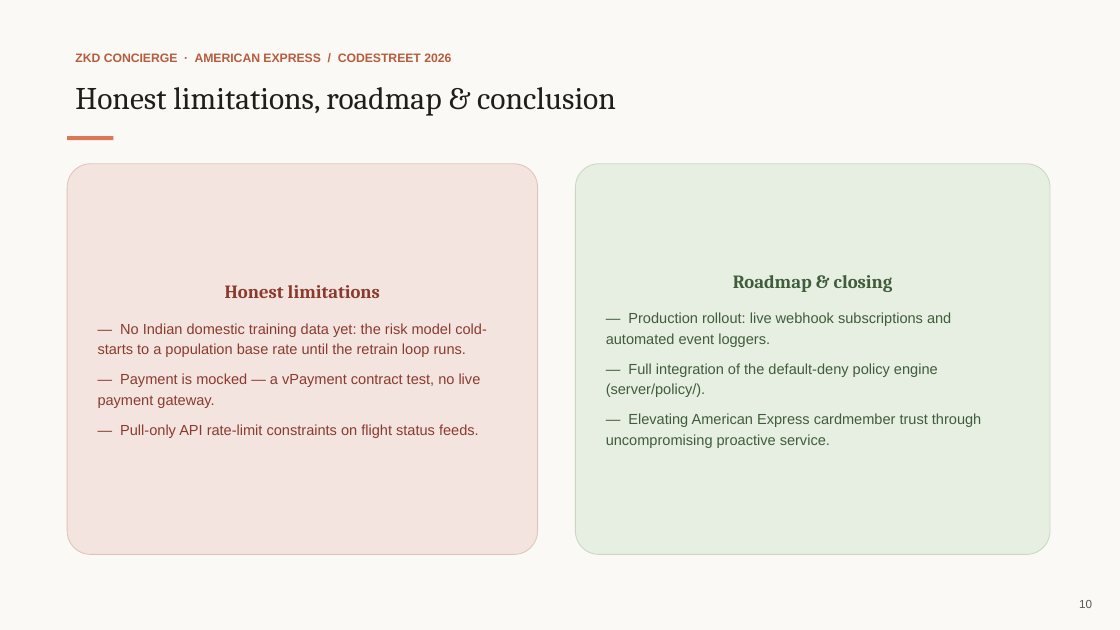
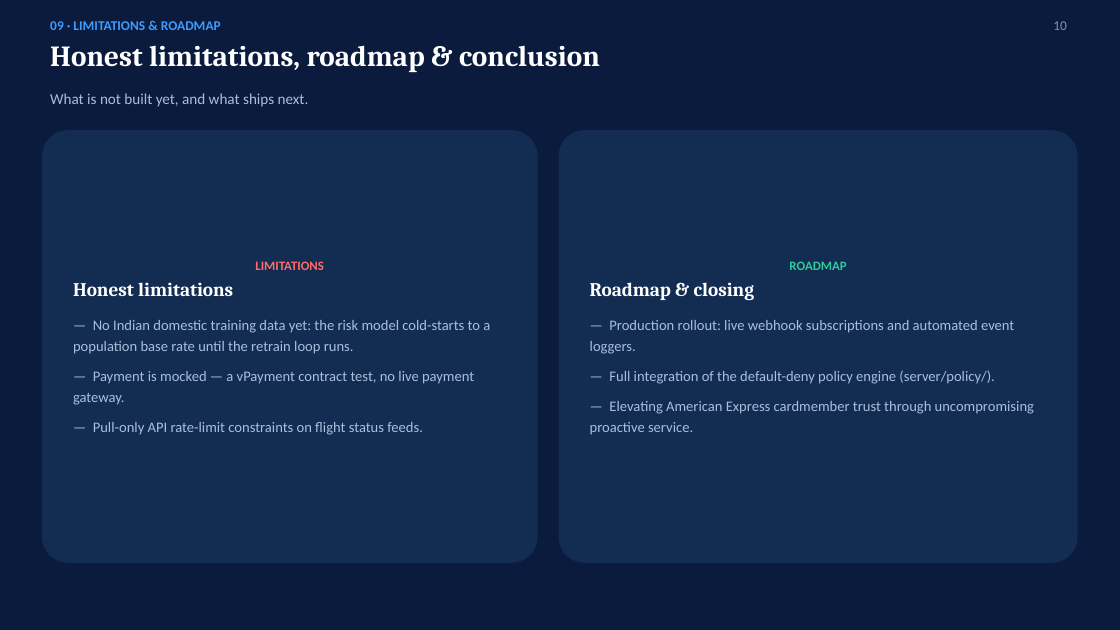
Before and after one commit to Krishna-529/amex-hackathon-2026, a slide deck: slide 10 of assets/deck/ZKD_Concierge_Codestreet_2026.pptx. Drawn at 1120x630 pixels with LibreOffice and Linux fonts; fonts in the diff are those of the drawing. Boxes give left, top, right and bottom in pixels: in the first picture for what was removed or moved away, otherwise in the second. Text is boxed around its words. In the diff, an @@ line names an element or a change of style, - is before the commit and + after.

Commit message:
Restyle pitch deck to match PPT.pptx's design system
Replace the earlier Claude-brand attempt with the team's own visual
language from assets/deck/PPT.pptx: deep navy background, electric-
blue accent (#3D9CFF), Cambria headlines over Calibri body copy, and
colored status labels (red/green/amber/purple) on flat card panels.
Content and slide structure are unchanged.

```diff
--- a/assets/deck/ZKD_Concierge_Codestreet_2026.pptx
+++ b/assets/deck/ZKD_Concierge_Codestreet_2026.pptx
@@ background #FFFFFF to #0A1B3D @@
@@ rectangle removed at [0,0,1120,630] @@
@@ text added at [50,21,221,30], 11.5 pt, text #3D9CFF, bold @@
+09 · LIMITATIONS & ROADMAP
@@ text "10": place and size @@
-text "10" at [1079,600,1092,608]
+text "10" at [1053,21,1067,30]
@@ text "10" at [1053,21,1067,30]: size 10 to 11.5 pt, font Arial to Calibri, text colour #5E5A52 to #7B94BA @@
@@ text "Honest limitations, roadmap & conclusion": place and size @@
-text "Honest limitations, roadmap & conclusion" at [75,87,616,116]
+text "Honest limitations, roadmap & conclusion" at [50,45,600,72]
@@ text "Honest limitations, roadmap & conclusion" at [50,45,600,72]: size 27 to 25 pt, text colour #1F1E1C to #FFFFFF, bold on @@
@@ text removed at [75,53,451,62] @@
-ZKD CONCIERGE · AMERICAN EXPRESS / CODESTREET 2026
@@ text added at [50,93,309,107], 13 pt, text #A9BEDC @@
+What is not built yet, and what ships next.
@@ rounded rectangle "LIMITATIONS": place and size @@
-rounded rectangle "LIMITATIONS" at [67,164,538,555]
+rounded rectangle "LIMITATIONS" at [42,130,538,563]
@@ rounded rectangle "LIMITATIONS" at [42,130,538,563]: fill #F4E4DF to #132C52; outline #E3C3B8 0.75 pt to none @@
@@ rectangle removed at [67,136,113,140] @@
@@ rounded rectangle "ROADMAP": place and size @@
-rounded rectangle "ROADMAP" at [576,164,1050,555]
+rounded rectangle "ROADMAP" at [559,130,1078,563]
@@ rounded rectangle "ROADMAP" at [559,130,1078,563]: fill #E7EEE2 to #132C52; outline #C9D9C0 0.75 pt to none @@
@@ text in rounded rectangle at [255,261,324,270]: paragraph added @@
+LIMITATIONS
@@ text in rounded rectangle at [789,261,846,270]: paragraph added @@
+ROADMAP
@@ text in rounded rectangle at [73,282,490,435]: size 16 to 16.5 pt, text colour #8A3B2E to #FFFFFF in "Honest limitations"; font Arial to Calibri, text colour #8A3B2E to #A9BEDC in "— No Indian domestic training data yet: ...", "— Payment is mocked — a vPayment ...", "— Pull-only API rate-limit constraints on flight ..."; alignment centre to left; less space between paragraphs; line spacing 1.18 to 1.2 @@
@@ text in rounded rectangle at [590,282,1034,435]: size 16 to 16.5 pt, text colour #3F5D3A to #FFFFFF in "Roadmap & closing"; font Arial to Calibri, text colour #3F5D3A to #A9BEDC; alignment centre to left; less space between paragraphs; line spacing 1.18 to 1.2 @@
```
Also in this commit, not shown: 9 other slides changed, 1 other file.
